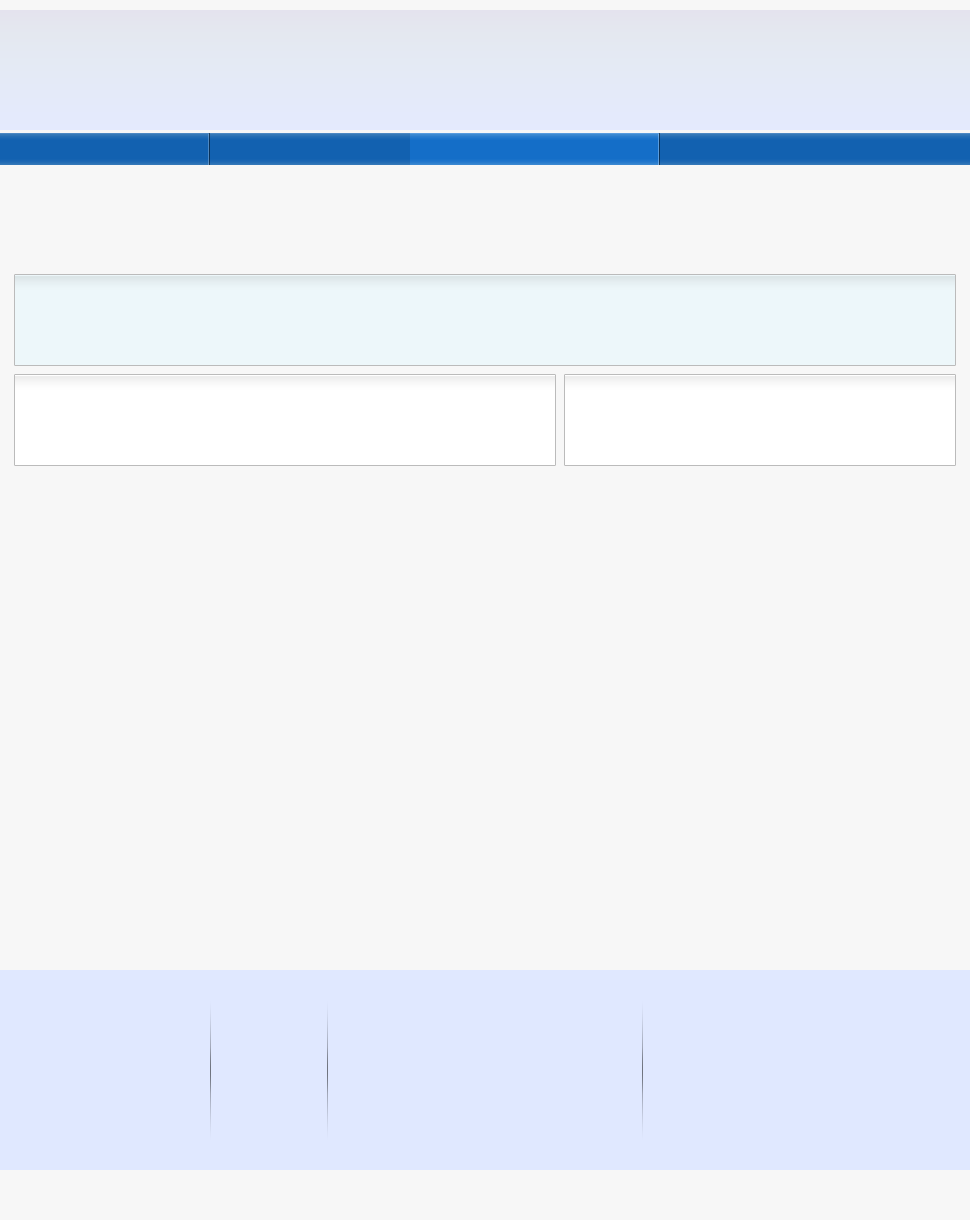
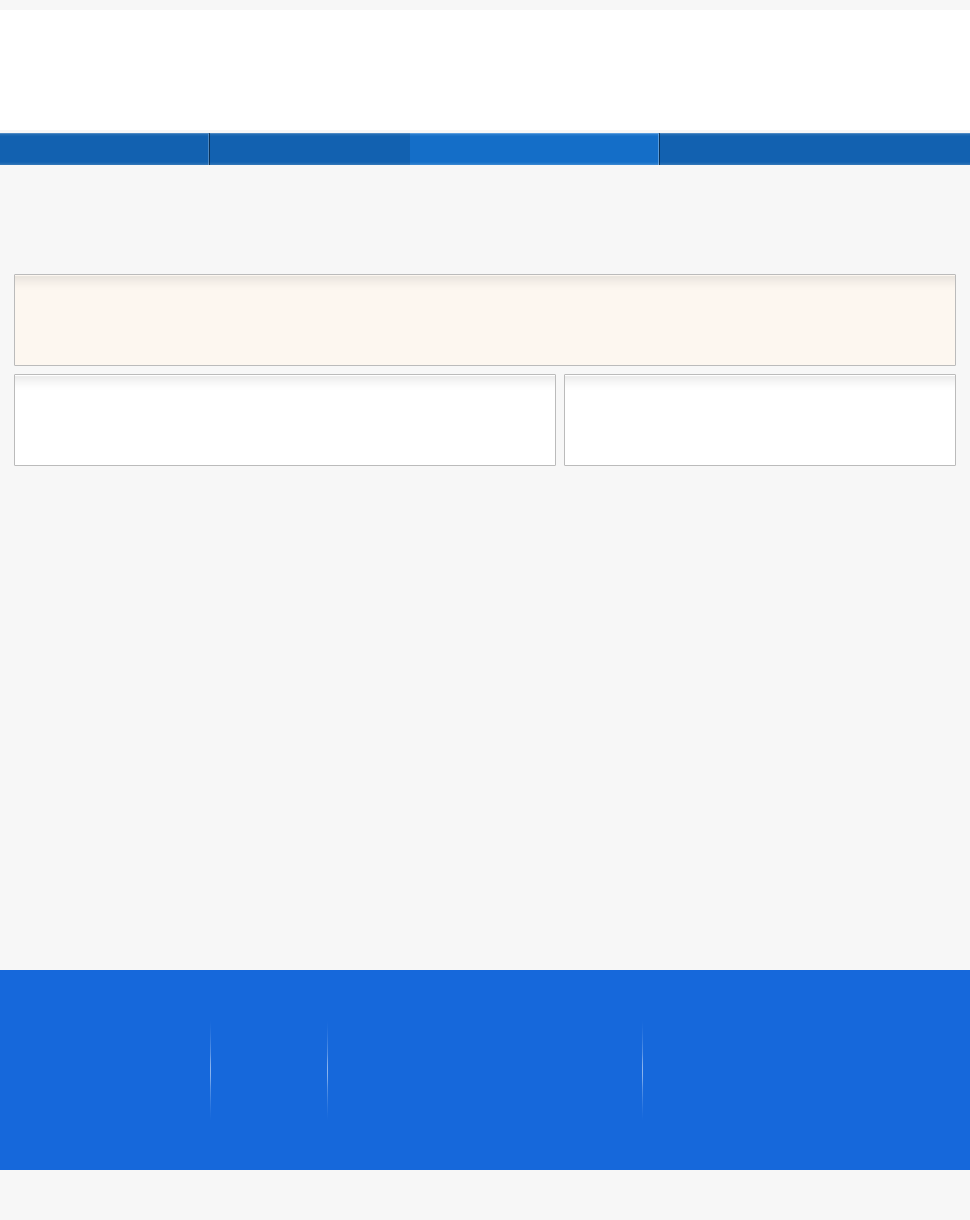
Layer changes from the first 970×1220 image to the second:
painted on "header" over bbox(0, 10, 970, 130)
painted on "header widgets" over bbox(15, 275, 955, 365)
painted on "footer boxes" over bbox(0, 970, 970, 1170)
